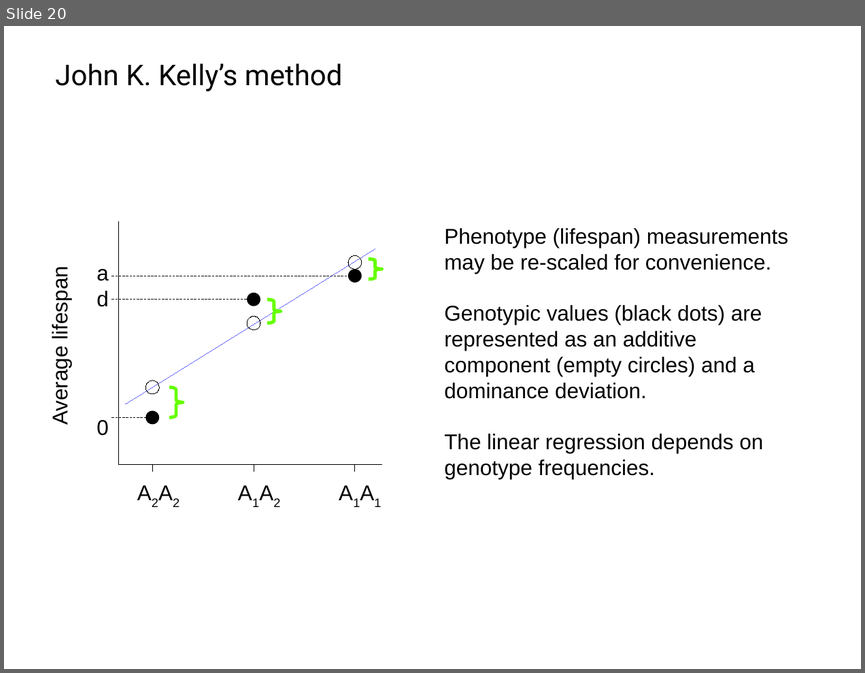
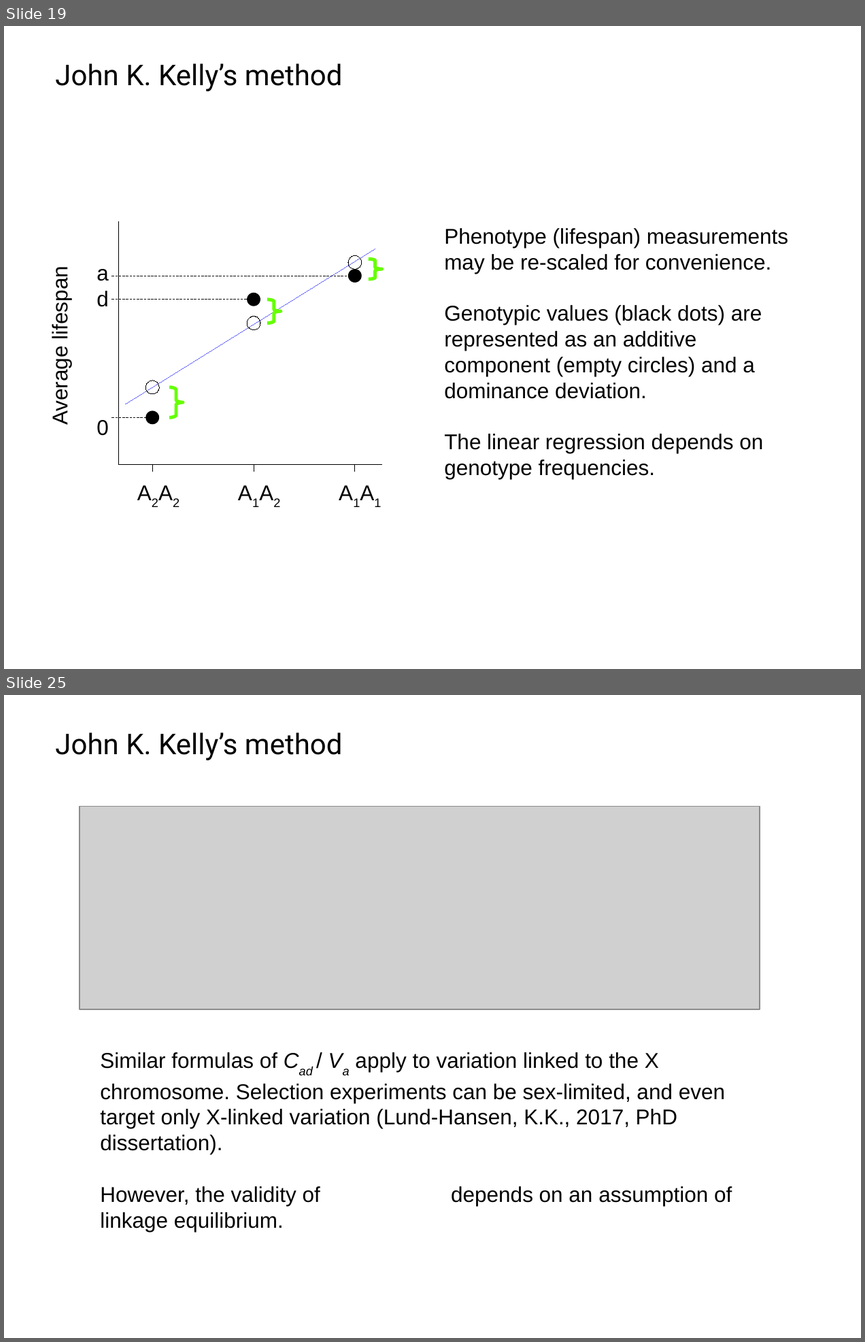
Before and after one commit to IgnasiLucas/UX, a slide deck: doc/2018_Prague/UX.odp. Shown one above the other, each under a label of ours: slide 20 before the commit, slides 19 and 25 after it; the slides between them are not shown. The pictures are 865x673 and 865x1342 pixels, drawn with LibreOffice and Linux fonts; fonts in the diff are those of the drawing; grey boxes stand for pictures; background and template pictures are left out. Boxes give left, top, right and bottom in pixels: in the first picture for what was removed or moved away, otherwise in the second. Text is boxed around its words. In the diff, an @@ line names an element or a change of style, - is before the commit and + after.

```diff
--- a/doc/2018_Prague/UX.odp
+++ b/doc/2018_Prague/UX.odp
@@ slide 25 added at bbox=[4, 695, 861, 1338], background #FFFFFF @@
@@ text added at bbox=[55, 732, 343, 760], 24 pt, text #000000 @@
+John K. Kelly’s method
@@ picture added at bbox=[79, 807, 759, 1009] @@
@@ text added at bbox=[100, 1052, 732, 1206], 18 pt, text #000000 @@
+Similar formulas of Cad / Va apply to variation linked to the X chromosome. Selection experiments can be sex-limited, and even target only X-linked variation (Lund-Hansen, K.K., 2017, PhD dissertation).
+However, the validity of depends on an assumption of linkage equilibrium.
@@ what was slide 20 is now slide 19 @@
```
Also in this commit, not shown: 2 slides changed, 7 other slides added, 1 slide removed.
